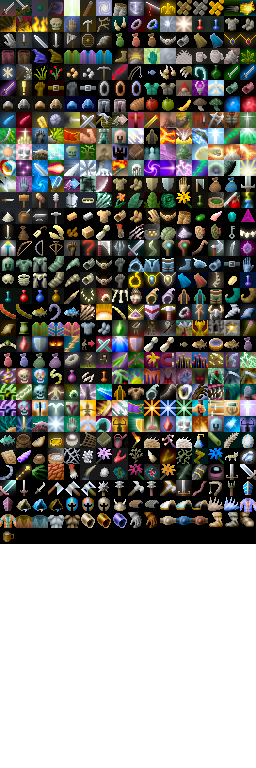
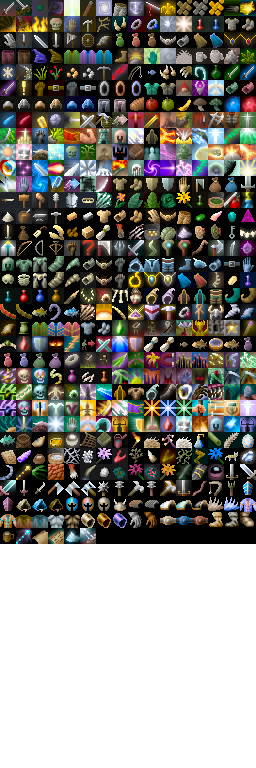
Revision of a layered 256×768 image; what changed, layer by layer:
painted on "Background" over [16,509,96,544]
painted on "shade" over [15,528,96,544]
